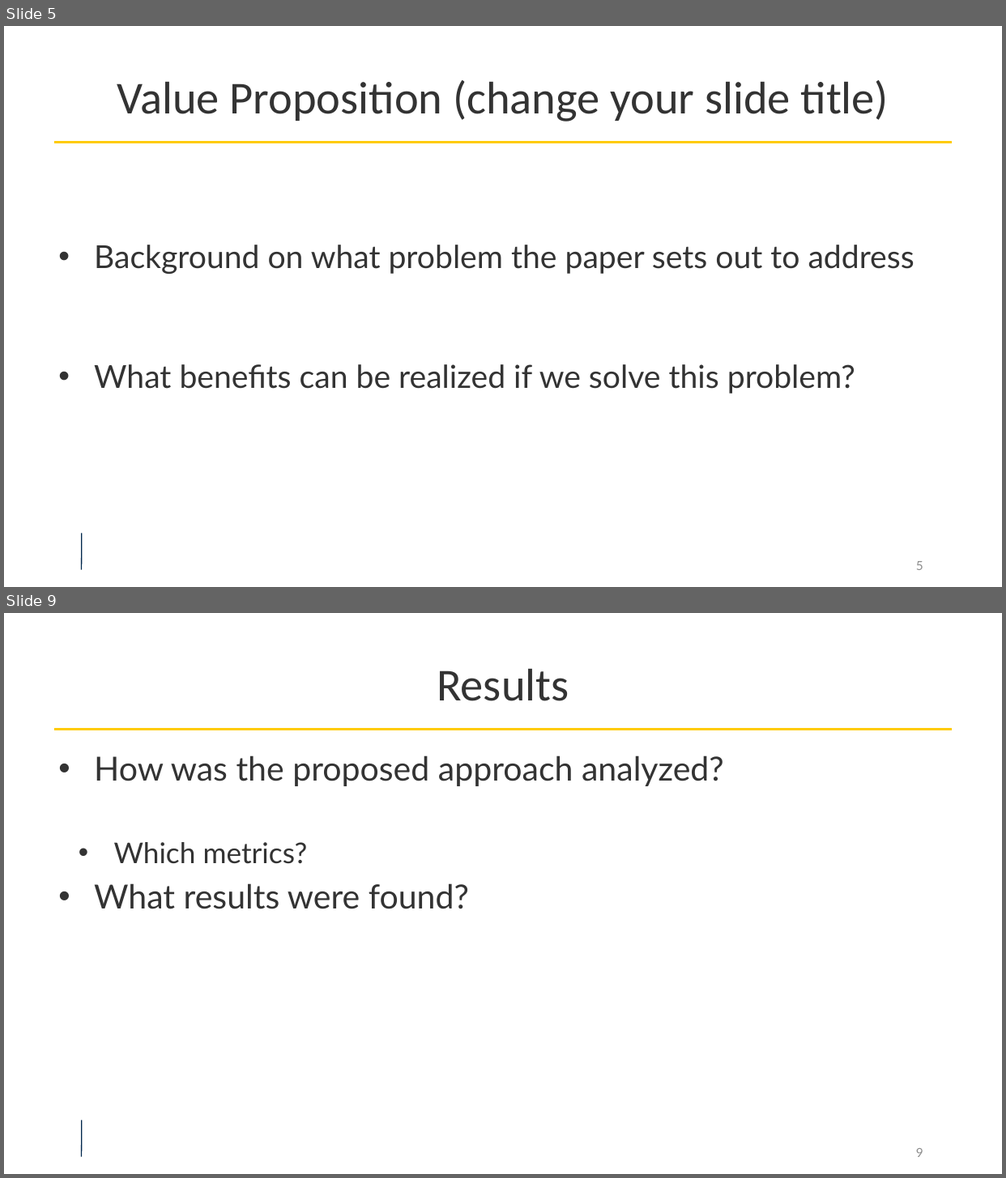
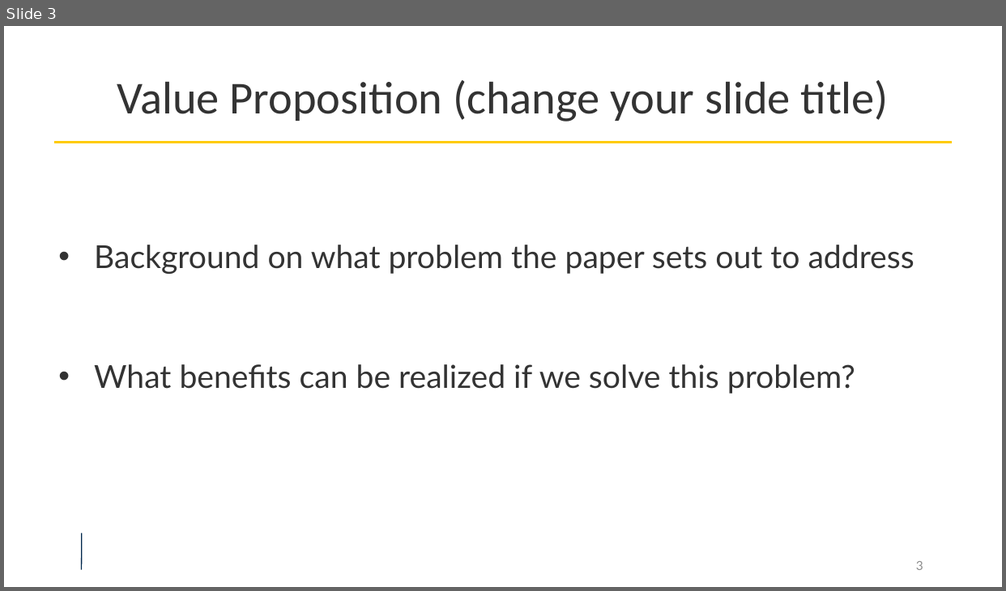
Before and after one commit to umich-eecs598/umich-eecs598.github.io, a slide deck: assets/slides/templates/DeepRob_Paper_Presentation.pptx. Shown one above the other, each under a label of ours: slides 5 and 9 before the commit, slide 3 after it; the slides between them are not shown. The pictures are 1006x1178 and 1006x591 pixels, drawn with LibreOffice and Linux fonts; fonts in the diff are those of the drawing; background and template pictures are left out. Boxes give left, top, right and bottom in pixels: in the first picture for what was removed or moved away, otherwise in the second. Text is boxed around its words. In the diff, an @@ line names an element or a change of style, - is before the commit and + after.

```diff
--- a/assets/slides/templates/DeepRob_Paper_Presentation.pptx
+++ b/assets/slides/templates/DeepRob_Paper_Presentation.pptx
@@ slide 9 removed at box(4, 613, 1002, 1174), background #FFFFFF; not listed: 2 template elements that a slide beside it also shows @@
@@ title removed at box(437, 668, 569, 701) @@
-Results
@@ text removed at box(94, 756, 724, 909) @@
-• How was the proposed approach analyzed?
-  • Which metrics?
-• What results were found?
@@ page number removed at box(916, 1148, 923, 1157) @@
-9
@@ what was slide 5 is now slide 3 @@
@@ page number at box(916, 561, 923, 570): text changed @@
-5
+3
```
Also in this commit, not shown: 2 slides changed, 3 slides added, 7 other slides removed, 1 other file.
